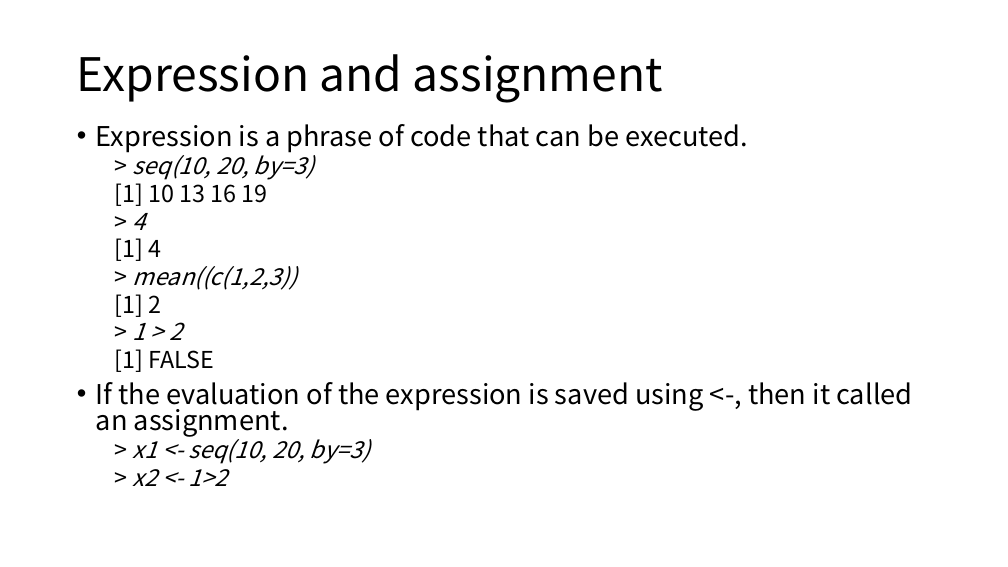
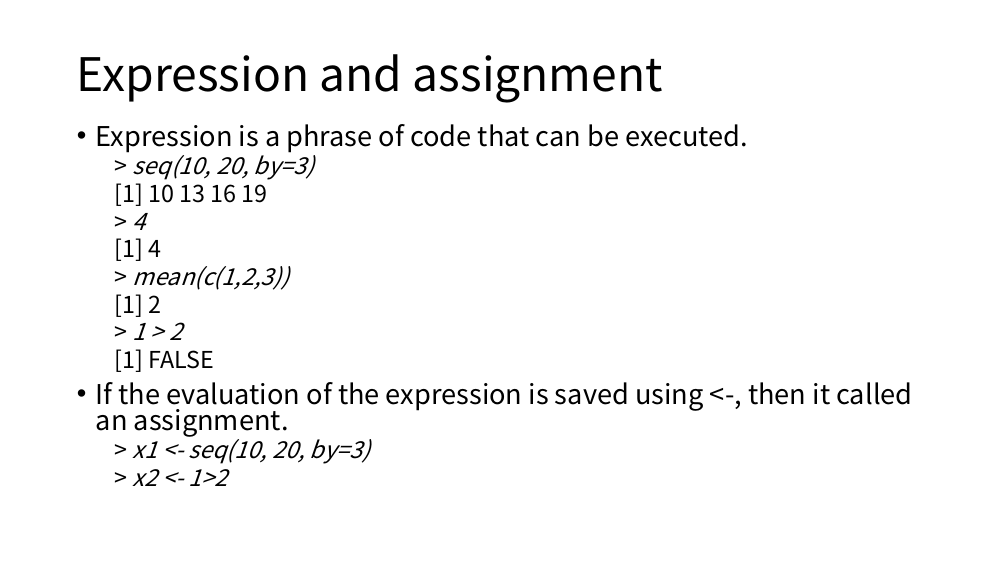
Before and after one commit to ksublee/SSuR, a slide deck: slide 22 of ppt/1.Introduction to R.pptx. Drawn at 1008x567 pixels with LibreOffice and Linux fonts; fonts in the diff are those of the drawing. Boxes give left, top, right and bottom in pixels: in the first picture for what was removed or moved away, otherwise in the second. Text is boxed around its words. In the diff, an @@ line names an element or a change of style, - is before the commit and + after.

```diff
--- a/ppt/1.Introduction to R.pptx
+++ b/ppt/1.Introduction to R.pptx
@@ text at [133, 260, 290, 290]: text changed @@
-  > mean((c(1,2,3))
+  > mean(c(1,2,3))
```
Also in this commit, not shown: 5 other slides changed, 5 other files.
